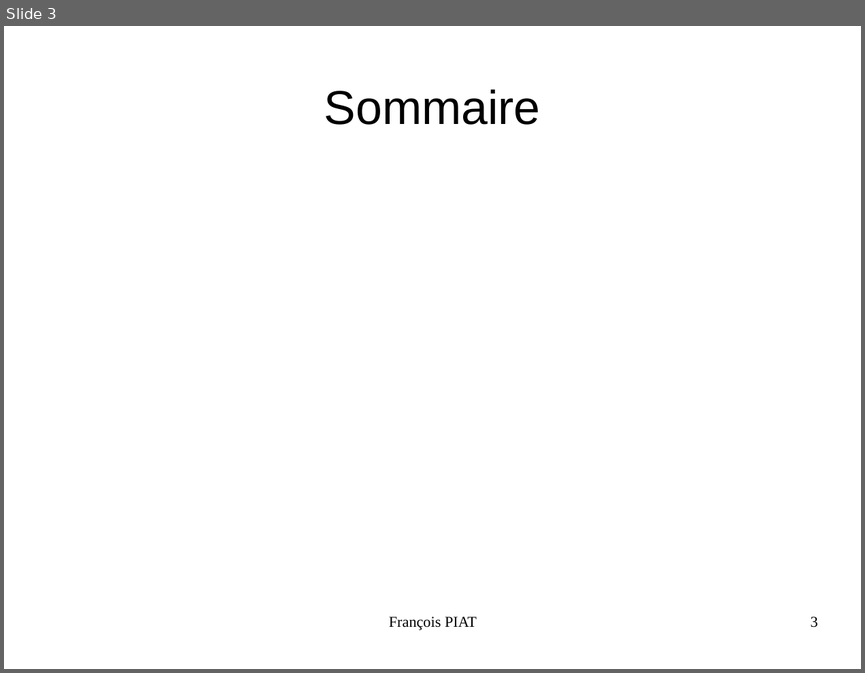
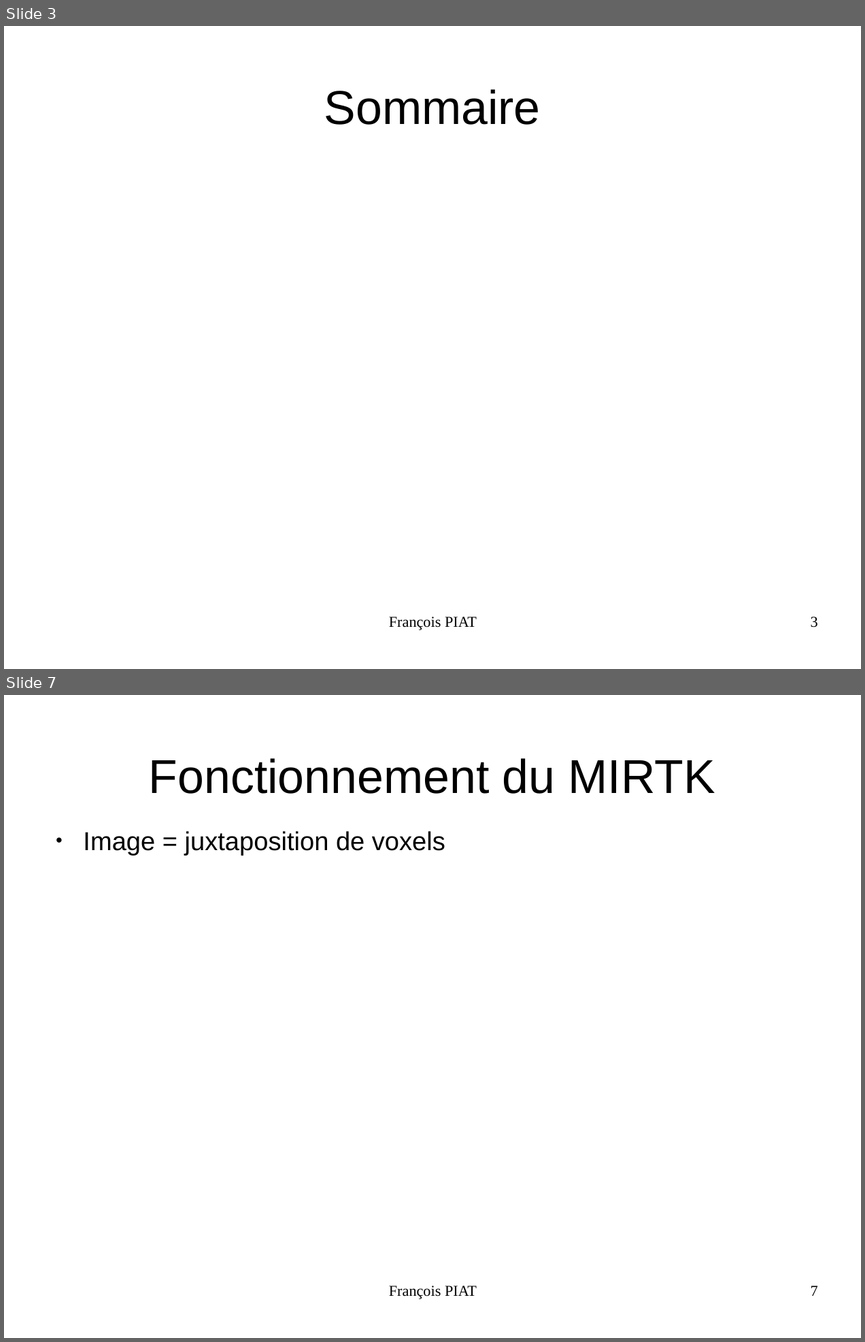
Before and after one commit to piatf/Report-2016-interniship-BioMedIA, a slide deck: presentation.odp. Shown one above the other, each under a label of ours: slide 3 before the commit, slides 3 and 7 after it; the slides between them are not shown. The pictures are 865x673 and 865x1342 pixels, drawn with LibreOffice and Linux fonts; fonts in the diff are those of the drawing. Boxes give left, top, right and bottom in pixels: in the first picture for what was removed or moved away, otherwise in the second. Text is boxed around its words. In the diff, an @@ line names an element or a change of style, - is before the commit and + after.

Commit message:
Adds some slides for gaussian blurring and transform-image

```diff
--- a/presentation.odp
+++ b/presentation.odp
@@ slide 7 added at box(4, 695, 861, 1338), background #FFFFFF @@
@@ title added at box(149, 758, 715, 794), 44 pt, text #000000 @@
+Fonctionnement du MIRTK
@@ text added at box(83, 831, 445, 855), 24 pt, text #000000 @@
+● Image = juxtaposition de voxels
@@ text added at box(389, 1285, 477, 1299), 14 pt, text #000000 @@
+François PIAT
@@ page number added at box(810, 1285, 818, 1295), 14 pt, text #000000 @@
+7
```
Also in this commit, not shown: 4 slides changed, 12 other slides added.
